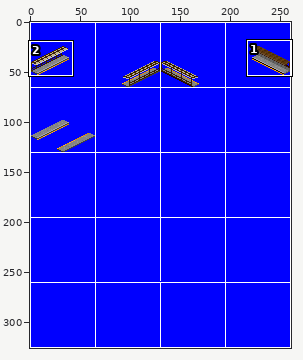
Two versions of one pixel-art file, src/stops/toyama/toyama01.aseprite. The picture above shows the old version from afar; the outline marks the close-up.
Close-up. Old version:
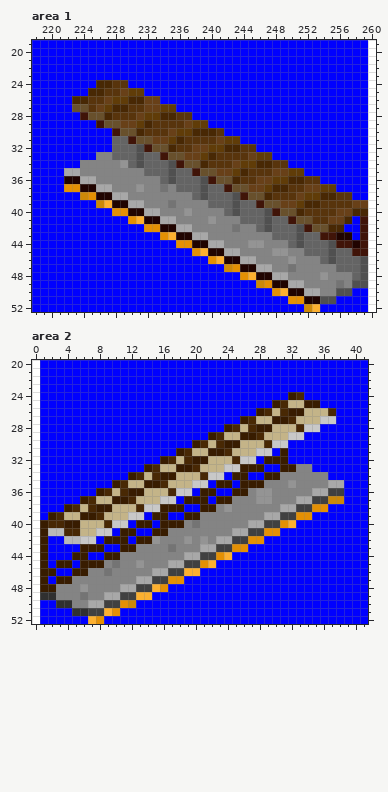
261x326 pixels, 1 frame. Shown: area 1: x 218..260, y 19..52; area 2: x 0..41, y 20..52. The commit also changed other parts of the picture, which this record leaves out.
And afterwards:
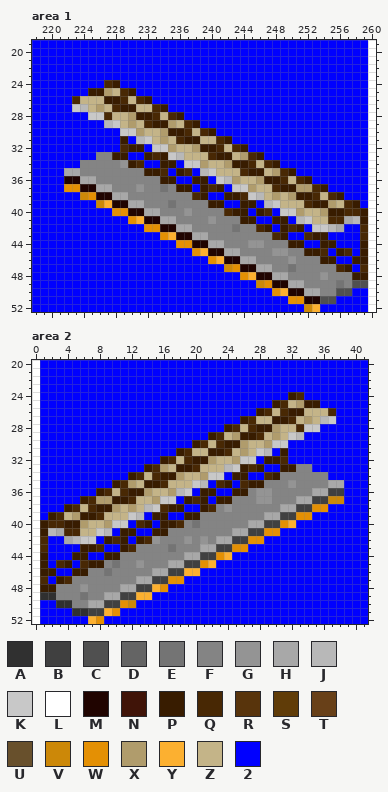
Palette (. is transparent): A #303030  B #404040  C #505050  D #646464  E #747474  F #848484  G #949494  H #a8a8a8  J #b8b8b8  K #c8c8c8  L #ffffff  M #200400  N #401408  P #381c00  Q #482804  R #58340c  S #603c08  T #684018  U #68502c  V #cc8808  W #e49004  X #b09c6c  Y #fcb030  Z #c4b488  2 #0000ff
Change:
Changed rows in their new state; - is an unchanged pixel.
Area 1, layer "Toyama01/01 Top":
first column x 223:
24 ---2-P2------------------------------
25 --PPXZQP2----------------------------
26 -ZZZPPQZ-P2--------------------------
27 KJZXZ-PPZZQP2------------------------
28 -2KK-ZZXPPQZ-P2----------------------
29 ---2JKZXZ-PPXZQP2--------------------
30 -----2KKXZZXPPQZ-P2------------------
31 -----2P2JKZXZ-PPZZQP2----------------
32 -----2QPP2KKXZZXPPQZ-P2--------------
33 -----PP22PQPKJZZZ-PPZXQP2------------
34 -------PQ22PP2KKXZZXPPQZ-P2----------
35 ---------PPQ2PQ2JKZZZ-PPZXQP2--------
36 -----------PP22PP2KJXZZXPPQZ-P2------
37 -------------PP2PQP2KKXZZ-PPXXQP2----
38 ---------------QP22PPQKJZXZXPPQZ-P2--
39 -----------------PP22PP2JKZZZ-PPXZQP2
40 -------------------QPP2PQ2KKXZZXPPQ-P
41 ---------------------PP22PP2JKZZQQHJP
42 -----------------------QP2PQP2KKJH--Q
43 -------------------------QP22QPP222-Q
44 ---------------------------PP22PP222P
45 -----------------------------PPQ2PQ2P
46 -------------------------------PP22PP
47 ---------------------------------QP2Q
48 -----------------------------------PP
Area 2, layer "Toyama01/01 Top":
first column x 1:
25 --------------------------------X---
27 ---------------------------------X-J
28 -----------------------------X------
29 ------------------------X----X--J---
30 -------------------------X--X-------
31 -------------------------X--J-------
32 ---------------------X--X-----Q-----
33 ---------------X-------J--Q---------
34 -----------------X--X-------Q-------
35 -----------X--------J-Q--Q----------
36 -------------X--XJ------------------
37 -------XX-----X----Q----------------
38 ---------X-XZJ-Q-----Q--------------
39 ----X-------J-----------------------
40 -----X--X---Q----Q------------------
41 --H-----J---------------------------
42 Q--H-----Q---Q----------------------
43 Q------Q---Q------------------------
45 --Q--Q------------------------------
47 Q--Q--------------------------------
Pixel boxes of the changes (left, top, right, bottom) in both close-ups:
changed: (72, 80, 368, 280)
changed: (40, 400, 328, 584)
